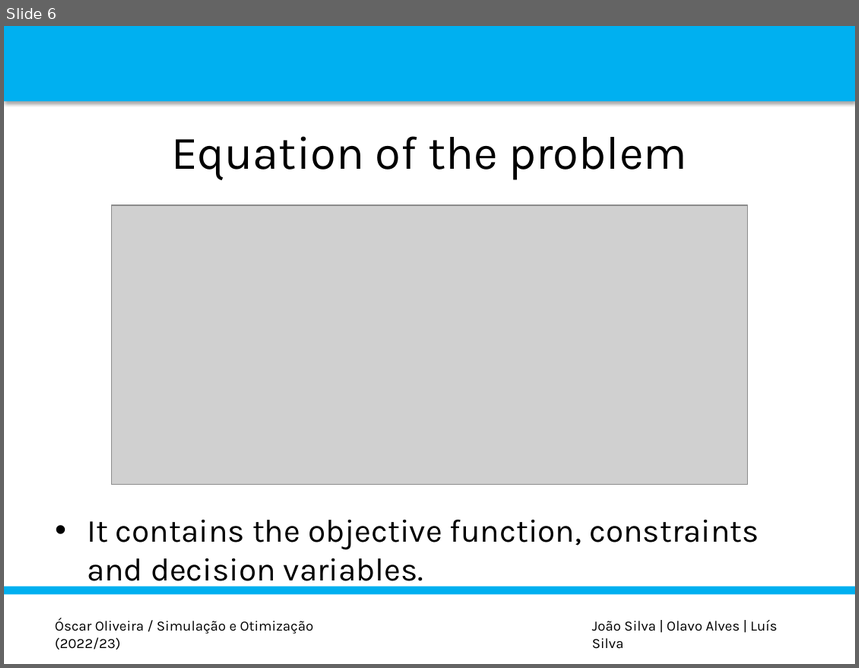
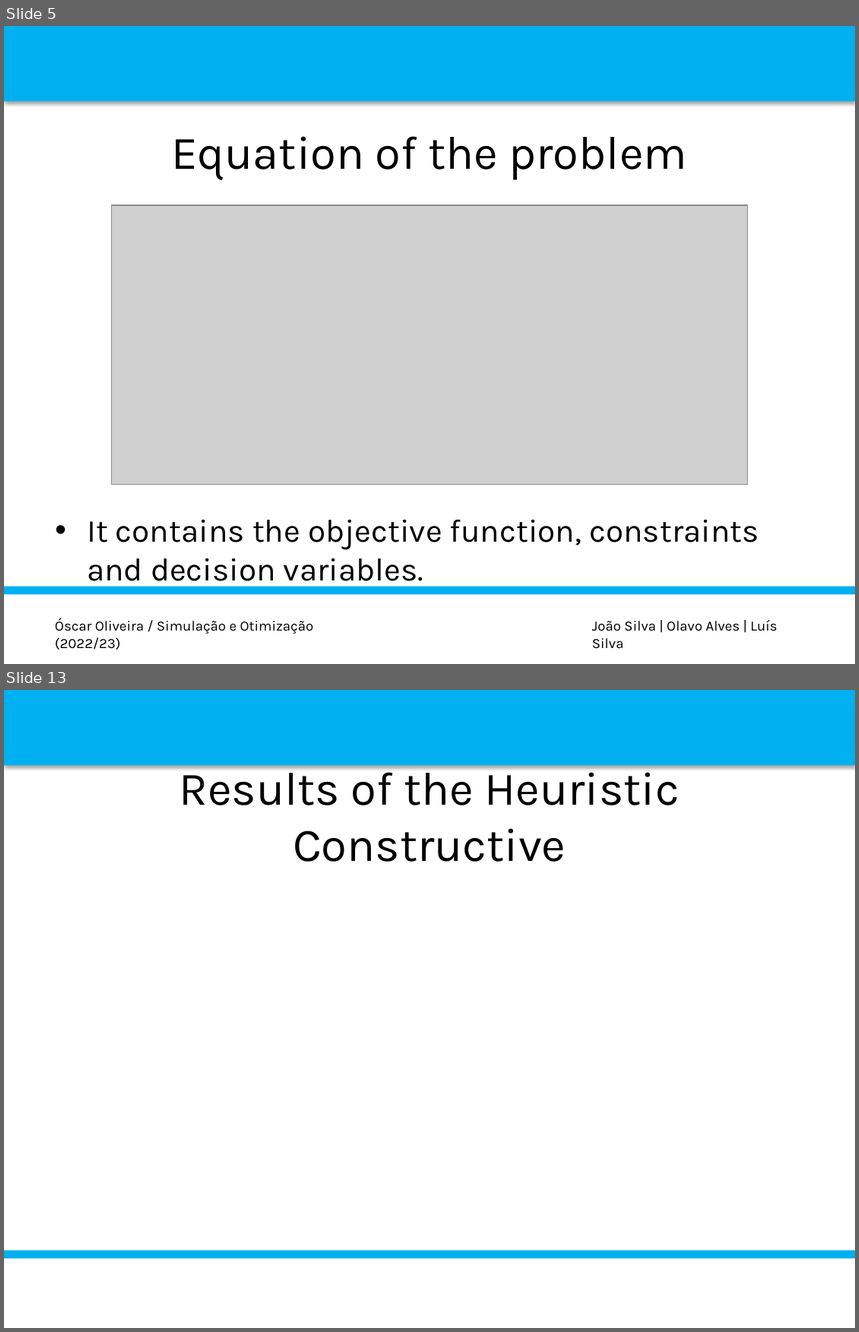
Before and after one commit to luispedro30/SO_trabalho, a slide deck: P_POINT_SO.pptx. Shown one above the other, each under a label of ours: slide 6 before the commit, slides 5 and 13 after it; the slides between them are not shown. The pictures are 859x668 and 859x1332 pixels, drawn with LibreOffice and Linux fonts; fonts in the diff are those of the drawing; grey boxes stand for pictures; background and template pictures are left out. Boxes give left, top, right and bottom in pixels: in the first picture for what was removed or moved away, otherwise in the second. Text is boxed around its words. In the diff, an @@ line names an element or a change of style, - is before the commit and + after.

```diff
--- a/P_POINT_SO.pptx
+++ b/P_POINT_SO.pptx
@@ slide 13 added at <box>4,690,855,1328</box>, background #FFFFFF; not listed: 2 template elements that a slide beside it also shows @@
@@ title added at <box>180,763,680,862</box>, 39.6 pt, text #000000 @@
+Results of the Heuristic Constructive
@@ what was slide 6 is now slide 5 @@
```
Also in this commit, not shown: 6 slides changed, 6 other slides added, 1 other file.
